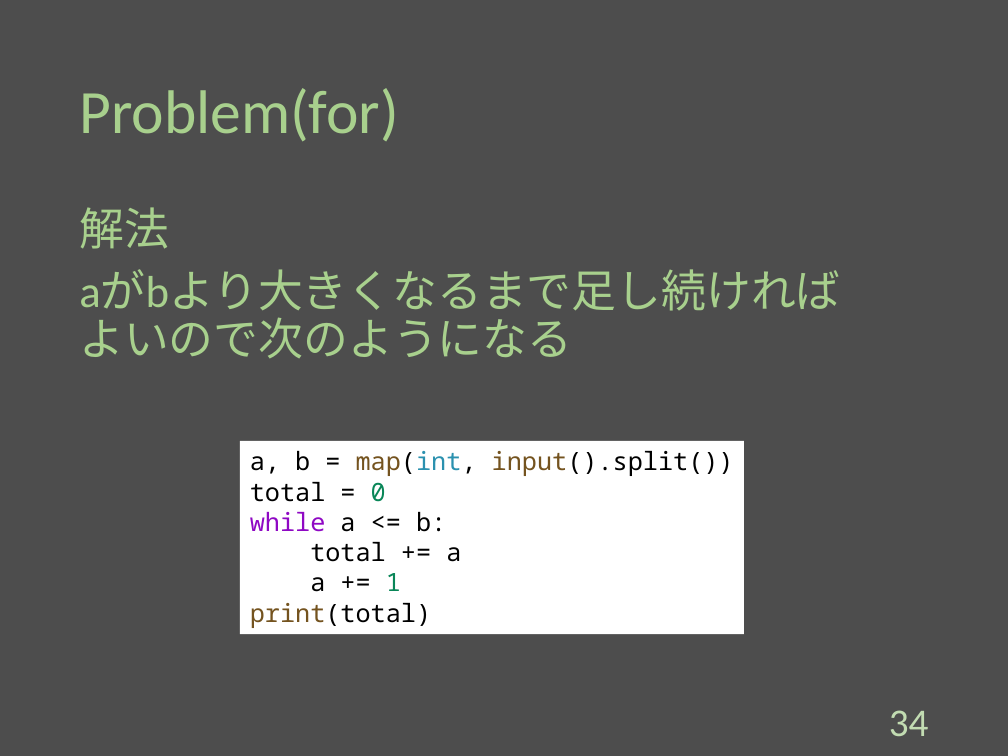
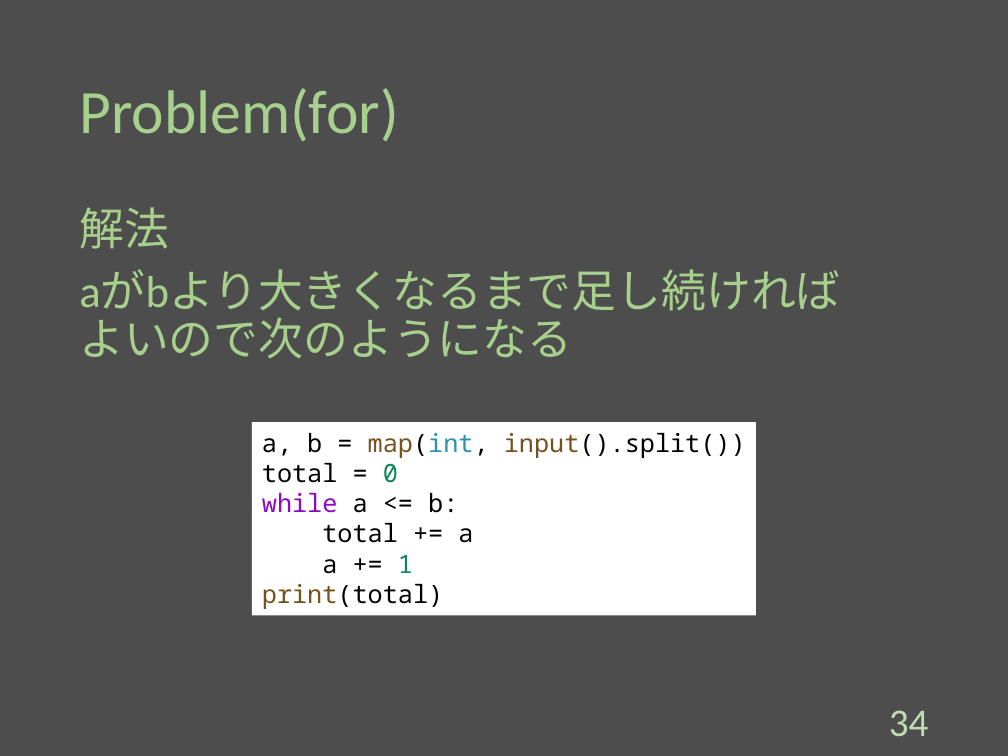
Before and after one commit to Melbeck777/program_seminar, a slide deck: slide 35 of ProgramSlide.pptx. Drawn at 1008x756 pixels with LibreOffice and Linux fonts; fonts in the diff are those of the drawing. Boxes give left, top, right and bottom in pixels: in the first picture for what was removed or moved away, otherwise in the second. Text is boxed around its words. In the diff, an @@ line names an element or a change of style, - is before the commit and + after.

```diff
--- a/ProgramSlide.pptx
+++ b/ProgramSlide.pptx
@@ rectangle "a, b = map(int, input().split())": place and size @@
-rectangle "a, b = map(int, input().split())" at (240,440,744,634)
+rectangle "a, b = map(int, input().split())" at (252,422,756,616)
```
Also in this commit, not shown: 6 other slides changed.
